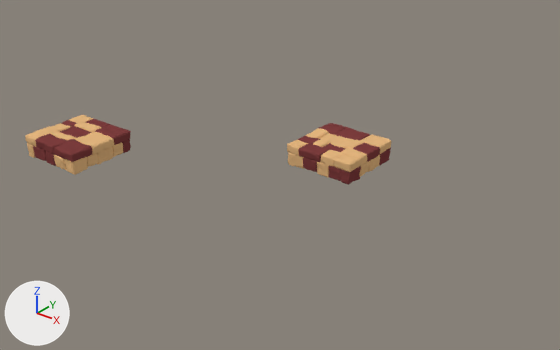
A saved change to the Blender file tiles/bricks/brick_floor.blend.
Rendered twice from a 50 mm lens placed at (8.37, -6.0, 4.16), pointed at (2.7, 1.1, -0.23). Every picture has the same lights, and +X, +Y and +Z are marked at lower left.

The first picture shows 'BrickFloor1', 'BrickFloor2'.
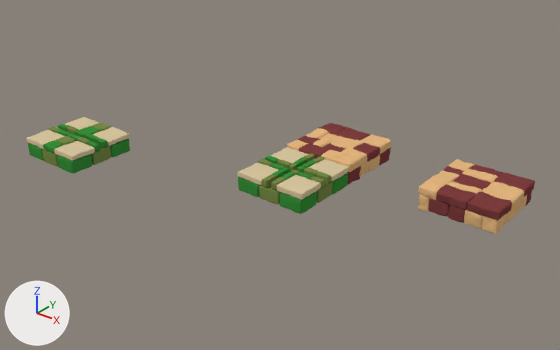
Location of each change, [x1, y1, x2, y2] in pixels of the pictures (560 x 350 px):
'BrickFloor2', moved: before [25, 115, 131, 175]; after [418, 159, 535, 235]
'GutterCross', added: after [238, 147, 349, 214]
    faces in mat_stonegutterc (its picture is missing): [238, 147, 349, 200]
    faces in mat_stoneguttera (its picture is missing): [238, 155, 348, 214]
    faces in mat_stonegutterb (its picture is missing): [258, 153, 333, 204]
'GutterStraight', added (green): after [26, 117, 130, 174]
    faces in mat_stoneguttera (its picture is missing): [28, 124, 130, 174]
    faces in mat_stonegutterc (its picture is missing): [26, 117, 130, 161]
    faces in mat_stonegutterb (its picture is missing): [42, 123, 111, 167]

Edits to the bpy script that builds the scene:
```text
Add mat_stoneguttera:
    mat_stoneguttera = diffuse_material('StoneGutterA')
    mat_stoneguttera.base_color = (0.041, 0.274, 0.0426)  # green #398f3a
Add mat_stonegutterc:
    mat_stonegutterc = diffuse_material('StoneGutterC')
    mat_stonegutterc.base_color = (0.686, 0.566, 0.342)  # beige #d8c69e
Add mat_stonegutterb:
    mat_stonegutterb = diffuse_material('StoneGutterB')
    mat_stonegutterb.base_color = (0.182, 0.253, 0.0629)  # green #768a47
Add me_cube_015:
    me_cube_015.from_pydata(...)  # 1827 vertices, 3488 faces; spans x -0.509..0.511, y -0.509..0.506, z -0.3..0.003
    me_cube_015.polygons.foreach_set('use_smooth', [True] * 3488)
    # faces by material slot: [1116, 1133, 1239]
    me_cube_015.materials.append(mat_stoneguttera)  # its picture is missing
    me_cube_015.materials.append(mat_stonegutterb)  # its picture is missing
    me_cube_015.materials.append(mat_stonegutterc)  # its picture is missing
Add me_cube_016:
    me_cube_016.from_pydata(...)  # 1733 vertices, 3324 faces; spans x -0.509..0.51, y -0.511..0.508, z -0.3..0.004
    me_cube_016.polygons.foreach_set('use_smooth', [True] * 3324)
    # faces by material slot: [1265, 866, 1193]
    me_cube_016.materials.append(mat_stoneguttera)  # its picture is missing
    me_cube_016.materials.append(mat_stonegutterb)  # its picture is missing
    me_cube_016.materials.append(mat_stonegutterc)  # its picture is missing
Change ob_brickfloor2:
    ob_brickfloor2.location: (-0.006, 0.017, 0.0) -> (4.994, 2.017, 0.0)
Add ob_guttercross:
    ob_guttercross = bpy.data.objects.new('GutterCross', me_cube_015)
    ob_guttercross.location = (3.0, 1.0, 0.0)
    _m = ob_guttercross.modifiers.new('EdgeSplit', 'EDGE_SPLIT')
    _m.split_angle = 0.262
Add ob_gutterstraight:
    ob_gutterstraight = bpy.data.objects.new('GutterStraight', me_cube_016)
    ob_gutterstraight.location = (0.0, 0.0, 0.0)
    ob_gutterstraight.rotation_euler = (0.0, 0.0, 1.571)  # degrees (0, 0, 90)
    _m = ob_gutterstraight.modifiers.new('EdgeSplit', 'EDGE_SPLIT')
    _m.split_angle = 0.262
```
